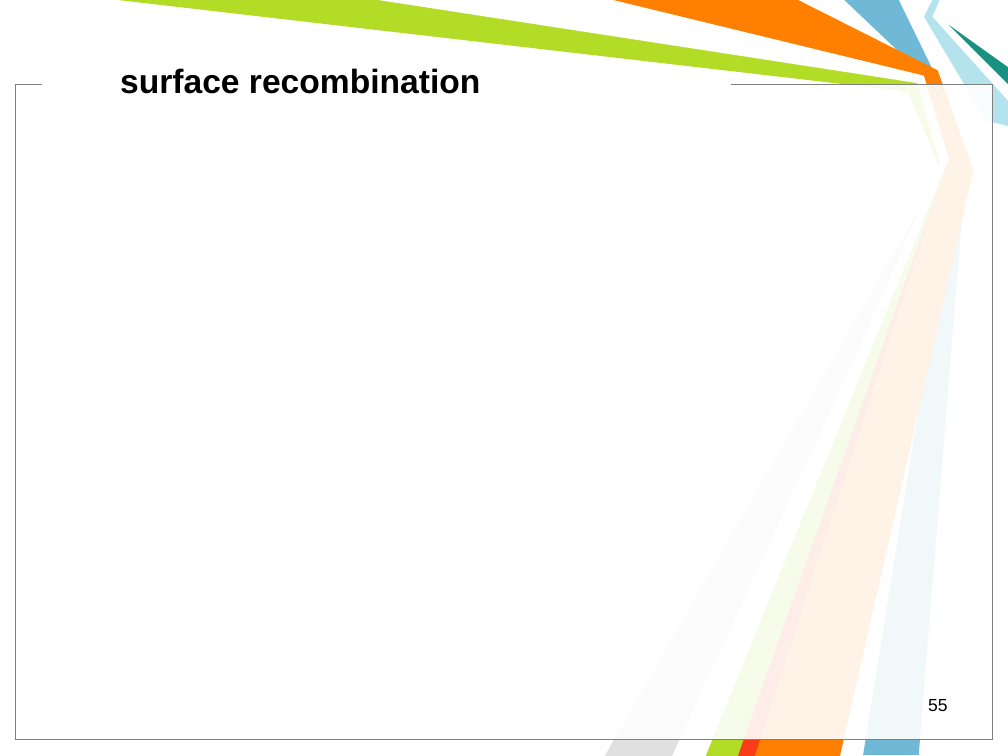
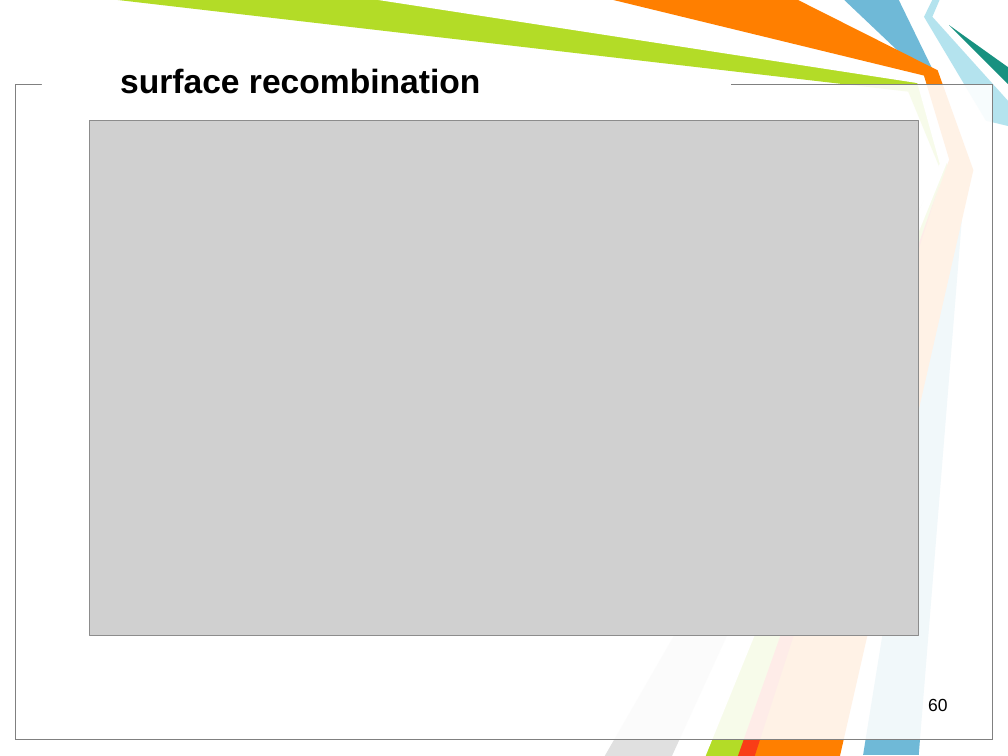
Before and after one commit to l432/NMK, a slide deck: slide 60 of Lecture/Photovoltaics/Photovoltaics2.ppt (slide 55 before the commit). Drawn at 1008x756 pixels with LibreOffice and Linux fonts; fonts in the diff are those of the drawing; grey boxes stand for pictures; background and template pictures are left out. Boxes give left, top, right and bottom in pixels: in the first picture for what was removed or moved away, otherwise in the second. Text is boxed around its words. In the diff, an @@ line names an element or a change of style, - is before the commit and + after.

```diff
--- a/Lecture/Photovoltaics/Photovoltaics2.ppt
+++ b/Lecture/Photovoltaics/Photovoltaics2.ppt
@@ picture added at [90,120,918,635] @@
@@ page number at [928,698,947,711]: text changed @@
-55
+60
```
Also in this commit, not shown: 4 other slides changed, 6 slides added.
